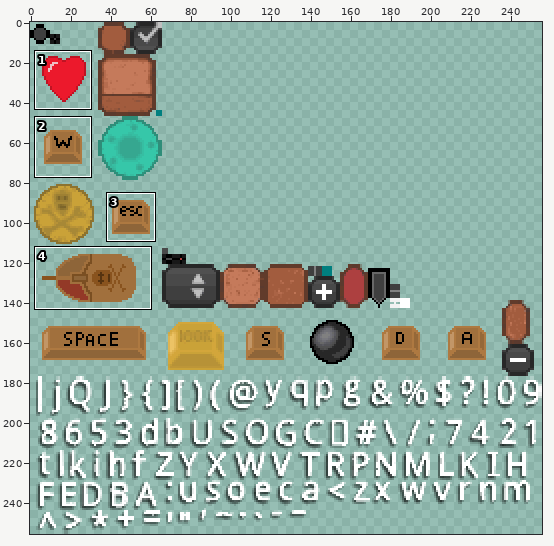
A sprite sheet gets an edit: core/assets/UISkin/skin.png. The first picture is a wide view before the edit; the outline marks the close-up.
Close-up. Old version:
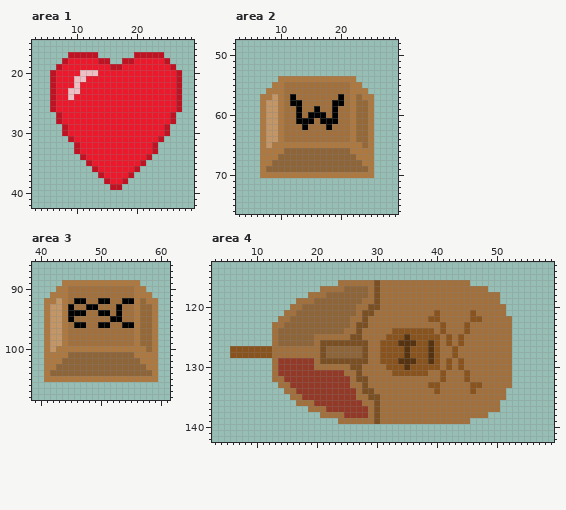
The file is 256x256 pixels. Pixels under 10% opacity are left out. Colours within 5 levels of each other are drawn and written as one. Shown: area 1: x 3..29, y 15..42; area 2: x 3..29, y 48..76; area 3: x 39..61, y 86..108; area 4: x 3..59, y 113..142. The commit also changed other parts of the picture, which this record leaves out.
And afterwards:
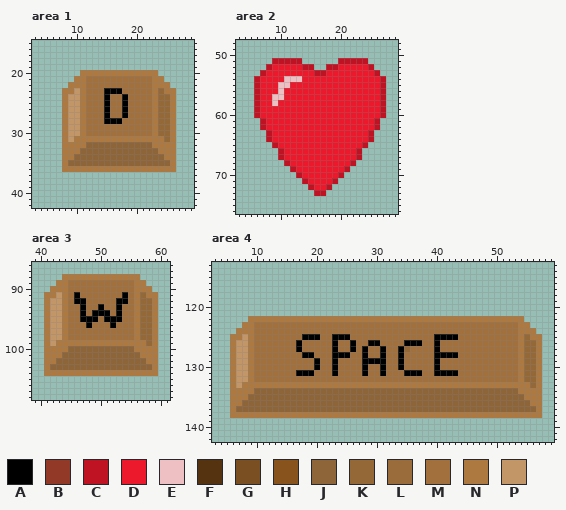
Palette (. is transparent): A #000000  B #933927  C #bf1323  D #ec192c  E #eec0c4  F #563310  G #7a4f22  H #89531e  J #8e6539  K #956838  L #9b6c3b  M #a1703d  N #ae7941  P #c29667
What changed:
--- area 1
@@ x 3..29 @@
 16 ...........................
-17 ......CCCCC......CCCCC.....
-18 .....CDDDDDCC..CCDDDDDC....
-19 ....CDDDDDDDDCCDDDDDDDDC...
-20 ...CDDDDEEEDDDDDDDDDDDDDC..
-21 ...CDDDEEDDDDDDDDDDDDDDDC..
-22 ...CDDDEDDDDDDDDDDDDDDDDC..
-23 ...CDDEEDDDDDDDDDDDDDDDDC..
-24 ...CDDEDDDDDDDDDDDDDDDDDC..
-25 ...CDDDDDDDDDDDDDDDDDDDDC..
-26 ...CDDDDDDDDDDDDDDDDDDDDC..
-27 ....CDDDDDDDDDDDDDDDDDDC...
-28 ....CDDDDDDDDDDDDDDDDDDC...
-29 .....CDDDDDDDDDDDDDDDDC....
-30 .....CDDDDDDDDDDDDDDDDC....
-31 ......CDDDDDDDDDDDDDDC.....
-32 .......CDDDDDDDDDDDDC......
-33 .......CDDDDDDDDDDDDC......
-34 ........CDDDDDDDDDDC.......
-35 .........CDDDDDDDDC........
-36 ..........CDDDDDDC.........
-37 ...........CDDDDC..........
-38 ............CDDC...........
-39 .............CC............
+17 ...........................
+18 ...........................
+19 ...........................
+20 ........NNNNNNNNNNNNN......
+21 .......NNMMMMMMMMMMMNN.....
+22 ......NNNMMMMMMMMMMMNNN....
+23 .....NNPNMMMAAAMMMMMNKNN...
+24 .....NPPNMMMAMMAMMMMNKKN...
+25 .....NPPNMMMAMMAMMMMNKKN...
+26 .....NPPNMMMAMMAMMMMNKKN...
+27 .....NPPNMMMAMMAMMMMNKKN...
+28 .....NPPNMMMAAAMMMMMNKKN...
+29 .....NPPNMMMMMMMMMMMNKKN...
+30 .....NPPNMMMMMMMMMMMNKKN...
+31 .....NPNNNNNNNNNNNNNNNKN...
+32 .....NNNNJJJJJJJJJJJNNNN...
+33 .....NNNJJJJJJJJJJJJJNNN...
+34 .....NNJJJJJJJJJJJJJJJNN...
+35 .....NJJJJJJJJJJJJJJJJJN...
+36 .....NNNNNNNNNNNNNNNNNNN...
+37 ...........................
+38 ...........................
+39 ...........................
 40 ...........................
--- area 2
@@ x 3..29 @@
 50 ...........................
-51 ...........................
-52 ...........................
-53 ...........................
-54 .......NNNNNNNNNNNNN.......
-55 ......NNMMMMMMMMMMMNN......
-56 .....NNNMMMMMMMMMMMNNN.....
-57 ....NNPNMAMMMMMMMAMNKNN....
-58 ....NPPNMAAMMMMMAAMNKKN....
-59 ....NPPNMMAMMAMMAMMNKKN....
-60 ....NPPNMMAMAAAMAMMNKKN....
-61 ....NPPNMMAAAMAAAMMNKKN....
-62 ....NPPNMMMAMMMAMMMNKKN....
-63 ....NPPNMMMMMMMMMMMNKKN....
-64 ....NPPNMMMMMMMMMMMNKKN....
-65 ....NPNNNNNNNNNNNNNNNKN....
-66 ....NNNNJJJJJJJJJJJNNNN....
-67 ....NNNJJJJJJJJJJJJJNNN....
-68 ....NNJJJJJJJJJJJJJJJNN....
-69 ....NJJJJJJJJJJJJJJJJJN....
-70 ....NNNNNNNNNNNNNNNNNNN....
-71 ...........................
-72 ...........................
-73 ...........................
+51 ......CCCCC......CCCCC.....
+52 .....CDDDDDCC..CCDDDDDC....
+53 ....CDDDDDDDDCCDDDDDDDDC...
+54 ...CDDDDEEEDDDDDDDDDDDDDC..
+55 ...CDDDEEDDDDDDDDDDDDDDDC..
+56 ...CDDDEDDDDDDDDDDDDDDDDC..
+57 ...CDDEEDDDDDDDDDDDDDDDDC..
+58 ...CDDEDDDDDDDDDDDDDDDDDC..
+59 ...CDDDDDDDDDDDDDDDDDDDDC..
+60 ...CDDDDDDDDDDDDDDDDDDDDC..
+61 ....CDDDDDDDDDDDDDDDDDDC...
+62 ....CDDDDDDDDDDDDDDDDDDC...
+63 .....CDDDDDDDDDDDDDDDDC....
+64 .....CDDDDDDDDDDDDDDDDC....
+65 ......CDDDDDDDDDDDDDDC.....
+66 .......CDDDDDDDDDDDDC......
+67 .......CDDDDDDDDDDDDC......
+68 ........CDDDDDDDDDDC.......
+69 .........CDDDDDDDDC........
+70 ..........CDDDDDDC.........
+71 ...........CDDDDC..........
+72 ............CDDC...........
+73 .............CC............
 74 ...........................
--- area 3
@@ x 39..61 @@
  87 .......................
- 88 .......................
- 89 .....NNNNNNNNNNNNN.....
- 90 ....NNMMMMMMMMMMMNN....
- 91 ...NNNMMMMMMMMMMMNNN...
- 92 ..NNPNMAAMMAAMMAANKNN..
- 93 ..NPPNAMMAAMMMAMMNKKN..
- 94 ..NPPNAAAMMAAMAMMNKKN..
- 95 ..NPPNALMMMMMAAMMNKKN..
- 96 ..NPPNMAAMMAAMMAANKKN..
+ 88 .....NNNNNNNNNNNNN.....
+ 89 ....NNMMMMMMMMMMMNN....
+ 90 ...NNNMMMMMMMMMMMNNN...
+ 91 ..NNPNMAMMMMMMMAMNKNN..
+ 92 ..NPPNMAAMMMMMAAMNKKN..
+ 93 ..NPPNMMAMMAMMAMMNKKN..
+ 94 ..NPPNMMAMAAAMAMMNKKN..
+ 95 ..NPPNMMAAAMAAAMMNKKN..
+ 96 ..NPPNMMMAMMMAMMMNKKN..
  97 ..NPPNMMMMMMMMMMMNKKN..
  98 ..NPPNMMMMMMMMMMMNKKN..
- 99 ..NPPNMMMMMMMMMMMNKKN..
-100 ..NPNNNNNNNNNNNNNNNKN..
-101 ..NNNNJJJJJJJJJJJNNNN..
-102 ..NNNJJJJJJJJJJJJJNNN..
-103 ..NNJJJJJJJJJJJJJJJNN..
-104 ..NJJJJJJJJJJJJJJJJJN..
-105 ..NNNNNNNNNNNNNNNNNNN..
+ 99 ..NPNNNNNNNNNNNNNNNKN..
+100 ..NNNNJJJJJJJJJJJNNNN..
+101 ..NNNJJJJJJJJJJJJJNNN..
+102 ..NNJJJJJJJJJJJJJJJNN..
+103 ..NJJJJJJJJJJJJJJJJJN..
+104 ..NNNNNNNNNNNNNNNNNNN..
+105 .......................
 106 .......................
--- area 4
@@ x 3..59 @@
 115 .........................................................
-116 .....................MMMMMMGMMMMMMMMMMMMMMM..............
-117 ..................MMMMJJJJMGMMMMMMMMMMMMMMMMMM...........
-118 ................MMMJJJJJJJMGMMMMMMMMMMMMMMMMMMMM.........
-119 ..............MMMJJJJJJJJMMGMMMMMMMMMMMMMMMMMMMM.........
-120 .............MMJJJJJJJJJMMGGMMMMMMMMMMMMMMMMMMMMM........
-121 ............MMJJJJJJJJJJMGGMMMMMMMMMMHMMMMMHMMMMM........
-122 ...........MMJJJJJJJJJJMMGMMMMMMMMMMHHMMMMMHHMMMMM.......
-123 ..........MMJJJJJJJJJJJMGGMMMMMMMMMMMMHMMMHMMMMMMM.......
-124 ..........MJJJJJJJJJJJMMGMMMMMHHHHHHHMHMMMHMMMMMMM.......
-125 ..........MJJJJJJMMMMMMGGMMMMHHHFHHHHHMHMHMMMMMMMM.......
-126 ..........MJJJJJJMGGGGGGGGMMHHHFFFHHFHMHMHMMMMMMMM.......
-127 ...HHHHHHHMMMMMMMMGJJJJJJGMMHHHHFHHHFHMMHMMMMMMMMM.......
-128 ...HHHHHHHMMMMMMMMGJJJJJJGMMHHHHFHHHFHMMHMMMMMMMMM.......
-129 ..........MBBBBBBMGGGGGGGGMMHHHFFFHHFHMHMHMMMMMMMM.......
-130 ..........MBBBBBBMMMMMMGGMMMMHHHFHHHHHMHMHMMMMMMMM.......
-131 ..........MBBBBBBBBBBBMMGMMMMMHHHHHHMMHMMMHMMMMMMM.......
-132 ..........MMBBBBBBBBBBBMGGMMMMMMMMMMMMHMMMHMMMMMMM.......
-133 ...........MMBBBBBBBBBBMMGMMMMMMMMMMHHMMMMMHHMMMMM.......
-134 ............MMBBBBBBBBBBMGGMMMMMMMMMMHMMMMMHMMMMM........
-135 .............MMBBBBBBBBBMMGGMMMMMMMMMMMMMMMMMMMMM........
-136 ..............MMMBBBBBBBBMMGMMMMMMMMMMMMMMMMMMMM.........
-137 ................MMMBBBBBBBMGMMMMMMMMMMMMMMMMMMMM.........
-138 ..................MMMMBBBBMGMMMMMMMMMMMMMMMMMM...........
-139 .....................MMMMMMGMMMMMMMMMMMMMMM..............
+116 .........................................................
+117 .........................................................
+118 .........................................................
+119 .........................................................
+120 .........................................................
+121 .........................................................
+122 ......NNNNNNNNNNNNNNNNNNNNNNNNNNNNNNNNNNNNNNNNNNNNNN.....
+123 .....NNMMMMMMMMMMMMMMMMMMMMMMMMMMMMMMMMMMMMMMMMMMMMNN....
+124 ....NNNMMMMMMMMMMMMMMMMMMMMMMMMMMMMMMMMMMMMMMMMMMMMNNN...
+125 ...NNPNMMMMMMMMAAAMMAAAMMMMMMMMMMMMMMAAAAMMMMMMMMMMNKNN..
+126 ...NPPNMMMMMMMAMMMMMAMMAMMAAMMMMAAAMMAMMMMMMMMMMMMMNKKN..
+127 ...NPPNMMMMMMMAMMMMMAMMAMAMMAMMAKMMMMAMMMMMMMMMMMMMNKKN..
+128 ...NPPNMMMMMMMMAAMMMAAAMMAMMAMMAMMMMMAAAAMMMMMMMMMMNKKN..
+129 ...NPPNMMMMMMMMMMAMMAMMMMAAAAMMAMMMMMAMMMMMMMMMMMMMNKKN..
+130 ...NPPNMMMMMMMMMMAMMAMMMMAMMAMMAMMMMMAMMMMMMMMMMMMMNKKN..
+131 ...NPPNMMMMMMMAAAMMMAMMMMAMMAMMMAAAMMAAAAMMMMMMMMMMNKKN..
+132 ...NPPNMMMMMMMMMMMMMMMMMMMMMMMMMMMMMMMMMMMMMMMMMMMMNKKN..
+133 ...NPNNNNNNNNNNNNNNNNNNNNNNNNNNNNNNNNNNNNNNNNNNNNNNNNKN..
+134 ...NNNNJJJJJJJJJJJJJJJJJJJJJJJJJJJJJJJJJJJJJJJJJJJJNNNN..
+135 ...NNNJJJJJJJJJJJJJJJJJJJJJJJJJJJJJJJJJJJJJJJJJJJJJJNNN..
+136 ...NNJJJJJJJJJJJJJJJJJJJJJJJJJJJJJJJJJJJJJJJJJJJJJJJJNN..
+137 ...NJJJJJJJJJJJJJJJJJJJJJJJJJJJJJJJJJJJJJJJJJJJJJJJJJJN..
+138 ...NNNNNNNNNNNNNNNNNNNNNNNNNNNNNNNNNNNNNNNNNNNNNNNNNNNN..
+139 .........................................................
 140 .........................................................
Boxes around the changes in both close-ups, in picture pixels (x1, y1, x2, y2):
changed: (50, 52, 182, 190)
changed: (254, 58, 386, 196)
changed: (44, 274, 158, 382)
changed: (230, 280, 542, 424)
